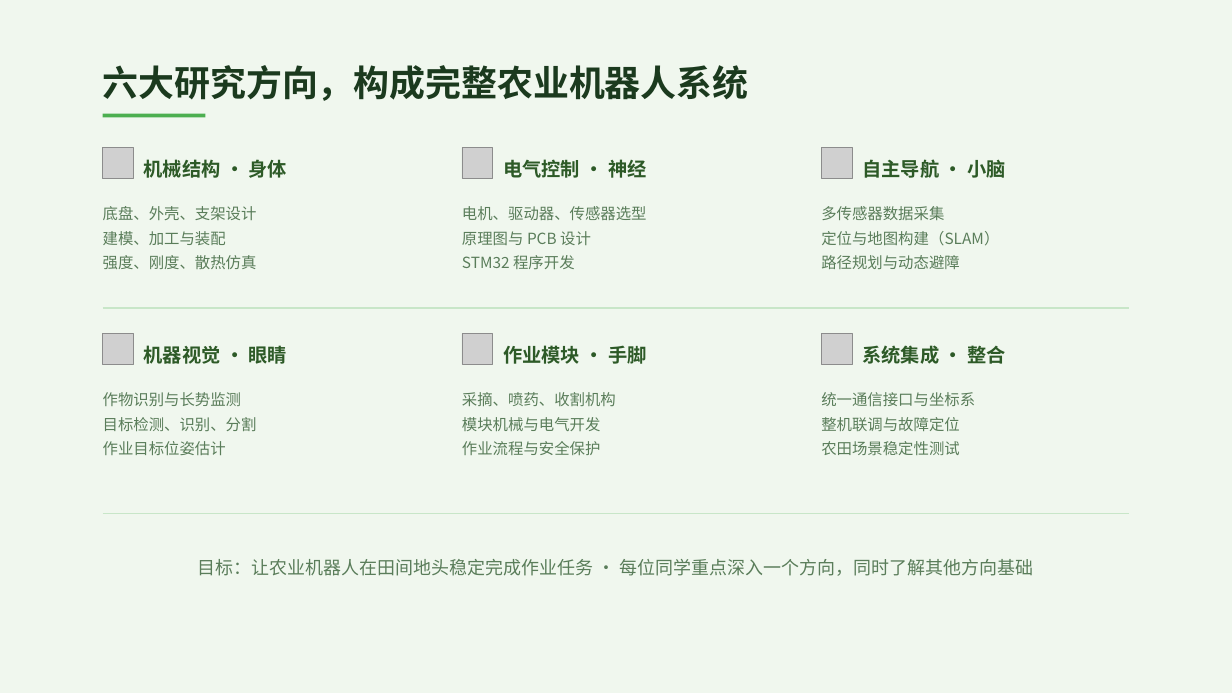
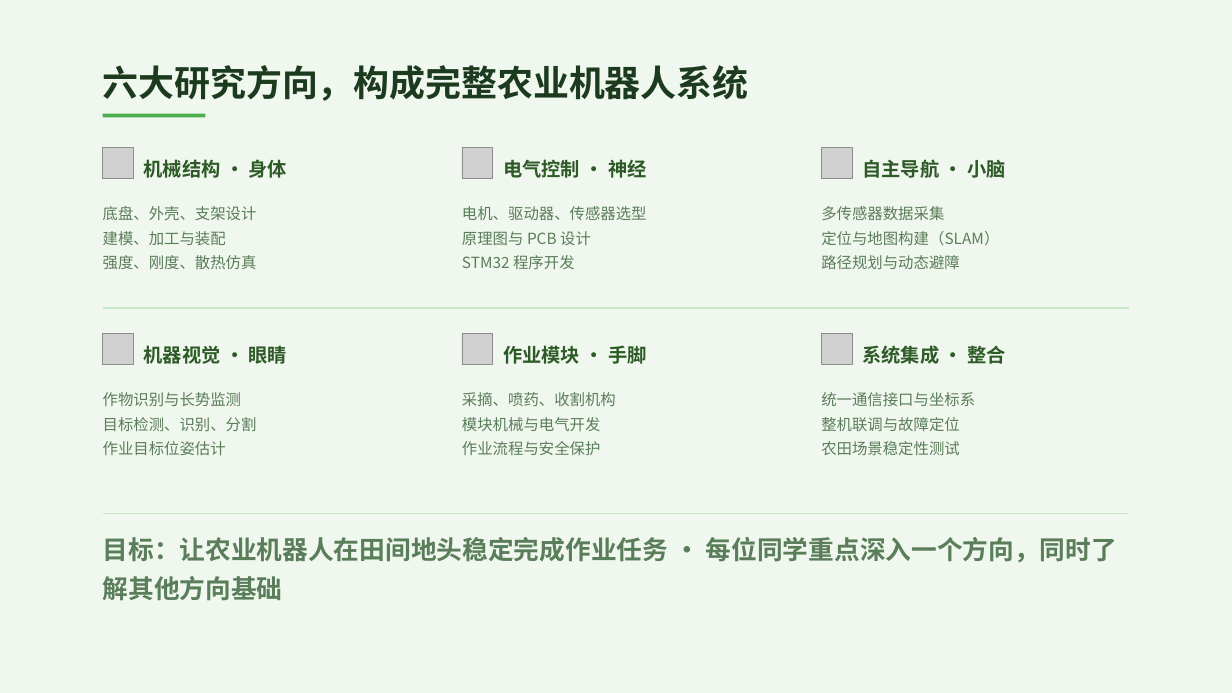
Before and after one commit to normal-hyy/Agribot-Lab, a slide deck: slide 3 of 组内培训/机器人本体关键技术研究小组——培训.pptx. Drawn at 1232x693 pixels with LibreOffice and Linux fonts; fonts in the diff are those of the drawing; grey boxes stand for pictures. Boxes give left, top, right and bottom in pixels: in the first picture for what was removed or moved away, otherwise in the second. Text is boxed around its words. In the diff, an @@ line names an element or a change of style, - is before the commit and + after.

```diff
--- a/组内培训/机器人本体关键技术研究小组——培训.pptx
+++ b/组内培训/机器人本体关键技术研究小组——培训.pptx
@@ text "目标：让农业机器人在田间地头稳定完成作业任务 · 每位同学重点深入一个方向，同时了解其他方向基础" at [103, 537, 1117, 601]: size 14 to 20 pt, bold on; alignment centre to left @@
```
Also in this commit, not shown: 1 other slide changed, 1 other file.
